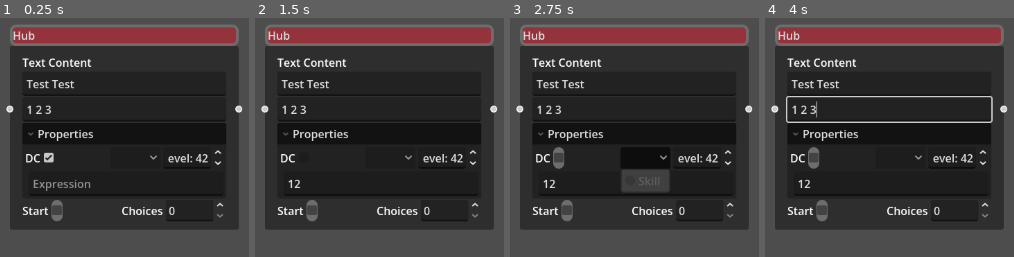
Above: before the commit, frames 1-4 (left to right).
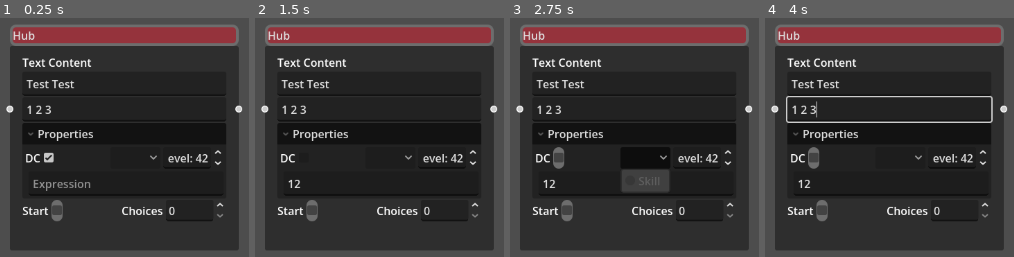
Above: after the commit, the same moments.

Repository: Roboticy3/Louder
Game: Godot game, scene res://demos/load_save_hub/load_save_hub.tscn
Two runs of this game, one before a commit and one after it. Both use one fixed random seed, a clock stepped at 60 frames per second and the inputs below. This scene is started directly instead of the project's main scene.
Inputs (mouse positions are in pixels of both pictures, inside the frame that each line leads up to):
- Up to frame 1 (0.25 s): no input
- Up to frame 2 (1.5 s): click (381, 182) at 0.52 s; type "12" at 0.6 s; click (304, 159) at 1.27 s
- Up to frame 3 (2.75 s): click (644, 159) at 2 s
- Up to frame 4 (4 s): tap Enter at 2.75 s; drag from (889, 84) to (outside the picture) at 2.77 s; tap Space at 3.5 s; drag from (889, 108) to (outside the picture) at 3.52 s

The runs differ from the first frame. In frame 1, 7.7% of the frame differs, in the area x 4-96%, y 88-98%; in frame 2, 7.7%; in frame 3, 7.7%; in frame 4, 7.7%.

Commit message:
replaced strict references to hub components with loose ones

Diff:
--- a/editor/demos/load_save_hub/load_save_hub.tscn
+++ b/editor/demos/load_save_hub/load_save_hub.tscn
@@ -6,11 +6,11 @@
 [node name="LoadSaveHub" type="Node" unique_id=2020687085 node_paths=PackedStringArray("hub")]
 script = ExtResource("1_4kfiq")
 hub_data = {
-"speaker": "Test Test",
-"text_content": "1 2 3",
-"dc_enabled": true,
-"dc_skill": "Magic",
-"dc_level": 42
+NodePath("Speaker"): "Test Test",
+NodePath("TextContent"): "1 2 3",
+NodePath("OtherSection/VBoxContainer/HBoxContainer/CheckBox"): true,
+NodePath("OtherSection/VBoxContainer/HBoxContainer/OptionButton"): "Magic",
+NodePath("OtherSection/VBoxContainer/HBoxContainer/SpinBox"): 42
 }
 hub = NodePath("Hub")
 
--- a/editor/entities/editor.tscn
+++ b/editor/entities/editor.tscn
@@ -79,7 +79,7 @@
 position_offset = Vector2(-1, 139)
 selected = true
 hub_data = {
-"start_enabled": true
+NodePath("ChoicesSection/CheckBox"): true
 }
 
 [node name="RichTextLabel" type="RichTextLabel" parent="Control" unique_id=409667951]
--- a/editor/entities/hub.tscn
+++ b/editor/entities/hub.tscn
@@ -4,6 +4,7 @@
 [ext_resource type="Script" uid="uid://dabkdaqchjesv" path="res://scripts/choices_section_logic.gd" id="2_hjueh"]
 [ext_resource type="Script" uid="uid://ctb32vrbjkrsg" path="res://scripts/arrow_keys_spin_box.gd" id="2_w7r13"]
 [ext_resource type="PackedScene" uid="uid://d2ffa88ufdvl6" path="res://entities/text_content.tscn" id="3_f0jtb"]
+[ext_resource type="Script" uid="uid://derdgutm4a213" path="res://scripts/start_check.gd" id="4_f0jtb"]
 
 [sub_resource type="StyleBoxFlat" id="StyleBoxFlat_dy6nf"]
 bg_color = Color(0.5835363, 0.19874194, 0.23468313, 1)
@@ -36,7 +37,7 @@
 corner_radius_bottom_right = 8
 corner_radius_bottom_left = 8
 
-[node name="Hub" type="GraphNode" unique_id=1992437552 node_paths=PackedStringArray("speaker", "text_content", "dc_check", "dc_skill_option", "dc_level_spin", "expressions_editor", "start_check", "choices_logic")]
+[node name="Hub" type="GraphNode" unique_id=1992437552]
 custom_minimum_size = Vector2(330, 0)
 offset_left = 95.0
 offset_top = 148.0
@@ -95,14 +96,6 @@
 slot/4/right_icon = null
 slot/4/draw_stylebox = true
 script = ExtResource("1_ysrp0")
-speaker = NodePath("Speaker")
-text_content = NodePath("TextContent")
-dc_check = NodePath("OtherSection/VBoxContainer/HBoxContainer/CheckBox")
-dc_skill_option = NodePath("OtherSection/VBoxContainer/HBoxContainer/OptionButton")
-dc_level_spin = NodePath("OtherSection/VBoxContainer/HBoxContainer/SpinBox")
-expressions_editor = NodePath("OtherSection/VBoxContainer/GridContainer/Expression")
-start_check = NodePath("ChoicesSection/CheckBox")
-choices_logic = NodePath("ChoicesSection/ChoicesSectionLogic")
 
 [node name="TextContentSection" type="Label" parent="." unique_id=1351469422]
 layout_mode = 2
@@ -178,6 +171,7 @@
 [node name="CheckBox" type="CheckBox" parent="ChoicesSection" unique_id=628973272 groups=["hub_component"]]
 layout_mode = 2
 theme_override_styles/normal = SubResource("StyleBoxFlat_2sc04")
+script = ExtResource("4_f0jtb")
 
 [node name="Control" type="Control" parent="ChoicesSection" unique_id=321633302]
 layout_mode = 2
--- a/editor/scripts/delete_logic.gd
+++ b/editor/scripts/delete_logic.gd
@@ -33,7 +33,8 @@
 		if !auto_next_found:
 			for n in editor.get_children():
 				if n is CustomGraphHub:
-					if n.start_check.button_pressed:
+					var start_check:CheckBox = n.get_start_check()
+					if start_check and start_check.button_pressed:
 						editor.set_selected(n)
 						auto_next_found = true
 						break
--- a/editor/scripts/hub.gd
+++ b/editor/scripts/hub.gd
@@ -1,69 +1,73 @@
 class_name CustomGraphHub extends GraphNode
+
+const COMPONENT_GROUP := &"hub_component"
 
 @export var hub_data:Dictionary :
 	set(new_hub_data):
 		import(new_hub_data)
 		hub_data = new_hub_data
 
-@export var speaker:CodeEdit
-@export var text_content:CodeEdit
-@export var dc_check:CheckBox
-@export var dc_skill_option:OptionButton
-@export var dc_level_spin:SpinBox
-@export var expressions_editor:CodeEdit
-@export var start_check:CheckBox
-@export var choices_logic:ChoicesSectionLogic
-
 func export() -> Dictionary:
 	var data := {
 		"conversation_id": id,
-		"speaker": speaker.text,
-		"text_content": text_content.text,
-		"dc_enabled": dc_check.button_pressed,
 		"position_offset": position_offset,
 	}
+	for child in find_children("*", "", true, false):
+		if child.is_in_group(COMPONENT_GROUP):
+			data[get_path_to(child)] = _export_node(child)
+	return data
 
-	var idx := dc_skill_option.selected
-	data["dc_skill"] = dc_skill_option.get_item_text(idx) if idx >= 0 else ""
-
-	data["expressions"] = expressions_editor.text
-
-	data["dc_level"] = int(dc_level_spin.value)
-
-	data["start_enabled"] = start_check.button_pressed
-
-	var choices: PackedStringArray = []
-	for c in choices_logic.choices:
-		choices.append(c.text)
-	data["choices"] = choices
-
-	return data
+func _export_node(node: Node) -> Variant:
+	if node is ChoicesSectionLogic:
+		var choices: PackedStringArray = []
+		for c in node.choices:
+			choices.append(c.text)
+		return choices
+	if node is CodeEdit:
+		return node.text
+	if node is OptionButton:
+		var idx:int = node.selected
+		return node.get_item_text(idx) if idx >= 0 else ""
+	if node is CheckBox:
+		return node.button_pressed
+	if node is SpinBox:
+		return node.value
+	if node is Button:
+		return node.text
+	return null
 
 func import(data: Dictionary) -> void:
 	IdSystem.assign_id(self, data.get("conversation_id", id), id)
 	id = data.get("conversation_id", id)
+	position_offset = data.get("position_offset", position_offset)
 
-	speaker.text = data.get("speaker", "")
-	text_content.text = data.get("text_content", "")
-	dc_check.button_pressed = data.get("dc_enabled", false)
+	for node_path in data:
+		if node_path is NodePath:
+			var node := get_node_or_null(node_path)
+			if node:
+				_import_node(node, data[node_path])
 
-	var dc_skill := data.get("dc_skill", "") as String
-	if not dc_skill.is_empty():
-		for i in dc_skill_option.item_count:
-			if dc_skill_option.get_item_text(i) == dc_skill:
-				dc_skill_option.selected = i
-				break
-
-	dc_level_spin.value = data.get("dc_level", 0)
-
-	expressions_editor.text = data.get("expressions", "")
-
-	start_check.button_pressed = data.get("start_enabled", false)
-
-	var choices: PackedStringArray = data.get("choices", PackedStringArray())
-	choices_logic.set_choice_count(choices.size())
-	for i in choices.size():
-		choices_logic.choices[i].text = choices[i]
+func _import_node(node: Node, value: Variant) -> void:
+	if node is ChoicesSectionLogic:
+		var choices: PackedStringArray = value
+		node.set_choice_count(choices.size())
+		for i in choices.size():
+			node.choices[i].text = choices[i]
+	elif node is CodeEdit:
+		node.text = value
+	elif node is OptionButton:
+		var skill := value as String
+		if not skill.is_empty():
+			for i in node.item_count:
+				if node.get_item_text(i) == skill:
+					node.selected = i
+					break
+	elif node is CheckBox:
+		node.button_pressed = value
+	elif node is SpinBox:
+		node.value = value
+	elif node is Button:
+		node.text = value
 
 var id := -1
 const ID_GROUP := &"CONVERSATION"
--- a/editor/scripts/project_manager.gd
+++ b/editor/scripts/project_manager.gd
@@ -47,7 +47,7 @@
 		var from_hub = editor.get_node(NodePath(c["from_node"]))
 		var to_hub = editor.get_node(NodePath(c["to_node"]))
 		if from_hub is CustomGraphHub and to_hub is CustomGraphHub:
-			connection.from_choice = from_hub.choices_logic.port_out_to_choice(c["from_port"])
+			connection.from_choice = from_hub.get_choices_logic().port_out_to_choice(c["from_port"])
 		else:
 			continue
 
@@ -102,8 +102,8 @@
 		var from_hub := IdSystem.get_assigned(connection.from_id)
 		var to_hub := IdSystem.get_assigned(connection.to_id)
 		if (from_hub is CustomGraphHub) && (to_hub is CustomGraphHub):
-			var from_port:int = from_hub.choices_logic.choice_to_port_out(connection.from_choice)
-			var to_port:int = to_hub.choices_logic.port_in()
+			var from_port:int = from_hub.get_choices_logic().choice_to_port_out(connection.from_choice)
+			var to_port:int = to_hub.get_choices_logic().port_in()
 
 			new_connections.append({
 				"from_node": String(from_hub.name),
--- /dev/null
+++ b/editor/scripts/start_check.gd
@@ -0,0 +1,11 @@
+extends CheckBox
+
+
+# Called when the node enters the scene tree for the first time.
+func _ready() -> void:
+	pass # Replace with function body.
+
+
+# Called every frame. 'delta' is the elapsed time since the previous frame.
+func _process(delta: float) -> void:
+	pass
Not shown, added: editor/scripts/start_check.gd.uid
